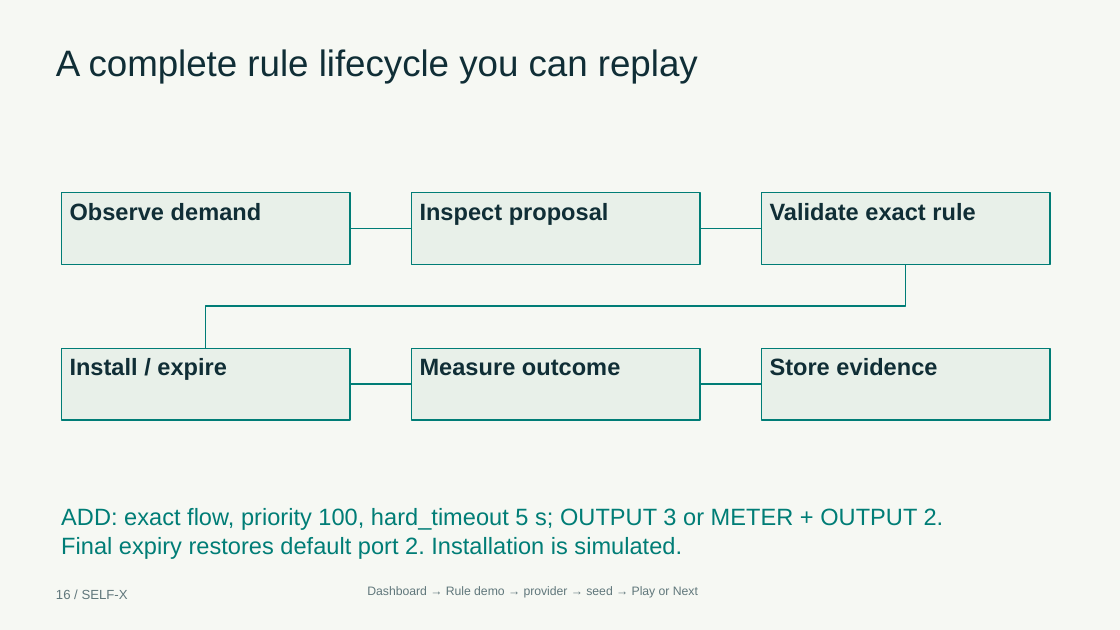
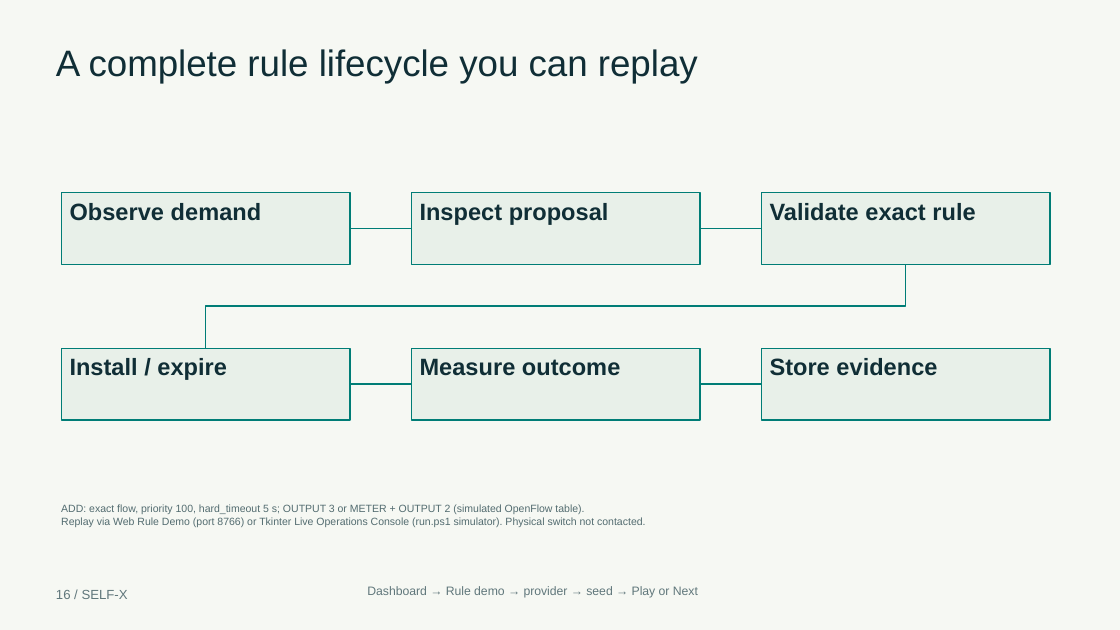
Before and after one commit to Ganesh172919/SDN, a slide deck: slide 16 of selfx/output/submission/SELF_X_Presentation.pptx. Drawn at 1120x630 pixels with LibreOffice and Linux fonts; fonts in the diff are those of the drawing. Boxes give left, top, right and bottom in pixels: in the first picture for what was removed or moved away, otherwise in the second. Text is boxed around its words. In the diff, an @@ line names an element or a change of style, - is before the commit and + after.

```diff
--- a/selfx/output/submission/SELF_X_Presentation.pptx
+++ b/selfx/output/submission/SELF_X_Presentation.pptx
@@ text at (61, 504, 645, 527): text changed; size 20.2 to 9 pt; text colour #007D76 to #536C70 @@
-ADD: exact flow, priority 100, hard_timeout 5 s; OUTPUT 3 or METER + OUTPUT 2.
-Final expiry restores default port 2. Installation is simulated.
+ADD: exact flow, priority 100, hard_timeout 5 s; OUTPUT 3 or METER + OUTPUT 2 (simulated OpenFlow table).
+Replay via Web Rule Demo (port 8766) or Tkinter Live Operations Console (run.ps1 simulator). Physical switch not contacted.
```
Also in this commit, not shown: 2 other slides changed, 1 slide added, 1 slide removed, 3 other files.
